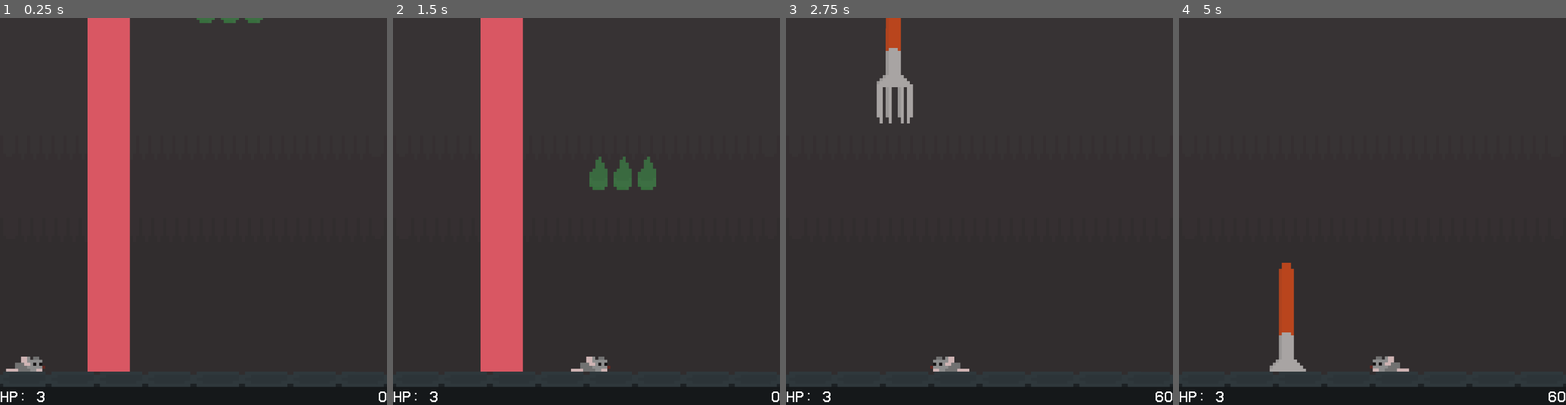
Above: before the commit, frames 1-4 (left to right).
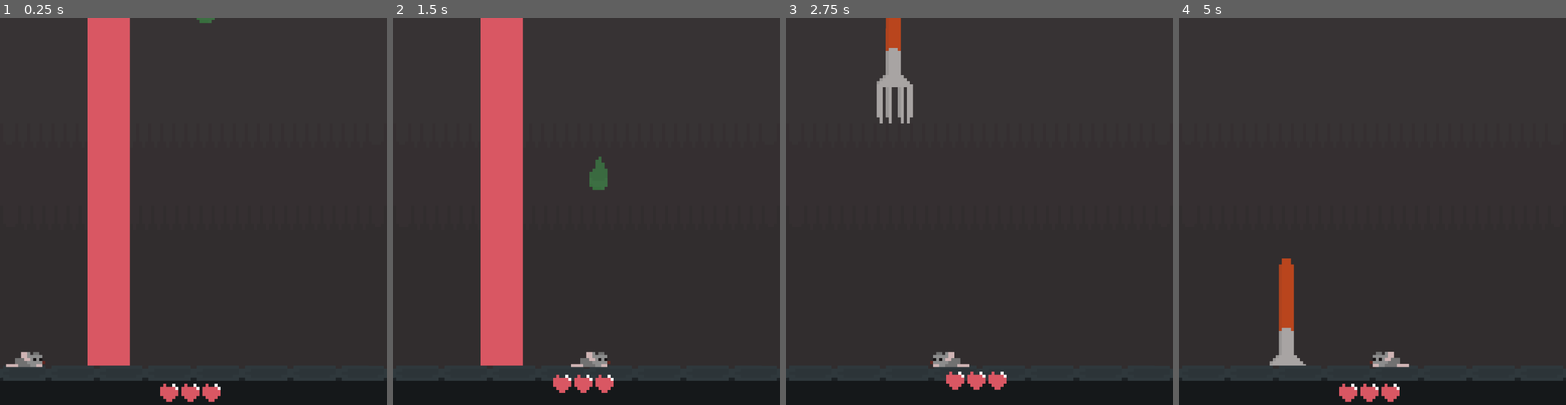
Above: after the commit, the same moments.

Repository: deathflute03/theLiittleGameShoW
Game: Godot game, scene res://scenes/mainGame/mainGame.tscn
Same seed, same stepped clock (60 frames per second), same inputs: the game is played once before the commit and once after it.
Inputs:
- Up to frame 1 (0.25 s): no input
- Up to frame 2 (1.5 s): hold D (playerRight) from 0.53 s (still down)
- Up to frame 3 (2.75 s): release D (playerRight) at 2.03 s; hold A (playerLeft) from 2.03 s (still down)
- Up to frame 4 (5 s): release A (playerLeft) at 2.78 s; hold D (playerRight) 2.78-4.28 s; hold A (playerLeft) from 4.28 s (still down)

The runs differ from the first frame. In frame 1, 2.6% of the frame differs, in the area x 0-100%, y 0-100%; in frame 2, 2.9%, in the area x 0-100%, y 35-100%; in frame 3, 2.2%; in frame 4, 2.6%.

Commit message:
betterUI

Diff:
--- a/theLittleGameShow/UI/generalUI.tscn
+++ b/theLittleGameShow/UI/generalUI.tscn
@@ -1,7 +1,8 @@
 [gd_scene format=3 uid="uid://basjb7t32htae"]
 
 [ext_resource type="Script" uid="uid://beqmotruy47mx" path="res://UI/general_ui.gd" id="1_023oe"]
-[ext_resource type="FontFile" uid="uid://br63q6wkigt8b" path="res://UI/home-video/HomeVideo-Regular.otf" id="1_laqn0"]
+[ext_resource type="Texture2D" uid="uid://dg2hepfcxqofr" path="res://UI/heartBottom.png" id="2_r8a53"]
+[ext_resource type="Texture2D" uid="uid://dtemegblqxa63" path="res://UI/heartTop.png" id="3_v52yj"]
 
 [node name="generalUI" type="Control" unique_id=279140870]
 layout_mode = 3
@@ -10,26 +11,19 @@
 
 [node name="canvas" type="CanvasLayer" parent="." unique_id=1568580347]
 
-[node name="scoreLabel" type="Label" parent="canvas" unique_id=1547688240]
-anchors_preset = 3
-anchor_left = 1.0
-anchor_top = 1.0
-anchor_right = 1.0
-anchor_bottom = 1.0
-offset_left = -42.0
-offset_top = -5.0
-grow_horizontal = 0
+[node name="health" type="TextureProgressBar" parent="canvas" unique_id=325586791]
+anchors_preset = -1
+anchor_left = 0.49600002
+anchor_top = 0.95300007
+anchor_right = 0.49600002
+anchor_bottom = 0.95300007
+offset_left = -10.488003
+offset_top = -2.9840088
+offset_right = 10.511997
+offset_bottom = 3.0159912
+grow_horizontal = 2
 grow_vertical = 0
-theme_override_fonts/font = ExtResource("1_laqn0")
-theme_override_font_sizes/font_size = 5
-text = "7021"
-horizontal_alignment = 2
-vertical_alignment = 1
-
-[node name="hpLabel" type="Label" parent="canvas" unique_id=1468211767]
-offset_top = 123.0
-offset_right = 40.0
-offset_bottom = 128.0
-theme_override_fonts/font = ExtResource("1_laqn0")
-theme_override_font_sizes/font_size = 5
-text = "hp: 5"
+max_value = 3.0
+value = 3.0
+texture_under = ExtResource("2_r8a53")
+texture_progress = ExtResource("3_v52yj")
--- a/theLittleGameShow/UI/general_ui.gd
+++ b/theLittleGameShow/UI/general_ui.gd
@@ -1,8 +1,19 @@
 extends Control
 
-@onready var hpLabel = $canvas/hpLabel
-@onready var scoreLabel = $canvas/scoreLabel
+@onready var health: Range = $canvas/health
+
+var bob_time := 0.0
+var bob_amp := 2
+var bob_freq := 4
+var health_start_position: Vector2
+
+func _ready() -> void:
+	health_start_position = health.position
 
 func _process(delta: float) -> void:
-	scoreLabel.text = str(globalValues.score)
-	hpLabel.text = "HP: " + str(globalValues.playerHealth)
+	bob_amp = 2 + globalValues.playerHealth / 10
+	bob_time += delta
+	health.position.y = health_start_position.y + sin(bob_time * bob_freq) * bob_amp
+
+	globalValues.playerHealth = clampi(globalValues.playerHealth, 0, 3)
+	health.value = globalValues.playerHealth
--- a/theLittleGameShow/scenes/binFall/binFall.gd
+++ b/theLittleGameShow/scenes/binFall/binFall.gd
@@ -6,7 +6,7 @@
 var JUMP_VELOCITY = -400.0
 
 var damage = 3
-var score = 20
+var score = 40
 var heal = 0
 
 var warning_done = false
@@ -39,8 +39,10 @@
 			sprite.play("normal")
 			SPEED = lerp(SPEED, maxSpeed, 0.08)
 			velocity.y +=  SPEED * delta
+
 		if is_on_floor() and was_on_floor == false:
 			fallAudio.play()
+			addScore()
 			sprite.play("ground")
 			was_on_floor = true
 			camera.trigger_shake()
--- a/theLittleGameShow/scenes/binFall/binFall.tscn
+++ b/theLittleGameShow/scenes/binFall/binFall.tscn
@@ -37,7 +37,7 @@
 size = Vector2(14, 32)
 
 [sub_resource type="RectangleShape2D" id="RectangleShape2D_1j0vx"]
-size = Vector2(14, 35)
+size = Vector2(14, 33)
 
 [node name="BinFall" type="CharacterBody2D" unique_id=1813090224]
 collision_layer = 2
@@ -58,13 +58,13 @@
 collision_mask = 129
 
 [node name="collision" type="CollisionShape2D" parent="area" unique_id=1761542200]
-position = Vector2(0, 1.5)
+position = Vector2(0, 0.5)
 shape = SubResource("RectangleShape2D_1j0vx")
 debug_color = Color(0.7047281, 0, 0.25844368, 0.41960785)
 
 [node name="warningSprite" type="Sprite2D" parent="." unique_id=1615966834]
 z_index = -1
-position = Vector2(4.7683716e-07, 93.25)
+position = Vector2(0, 91.99999)
 scale = Vector2(0.43750003, 1.0371621)
 texture = ExtResource("3_o2ppc")
 
--- a/theLittleGameShow/scenes/mainGame/mainGame.tscn
+++ b/theLittleGameShow/scenes/mainGame/mainGame.tscn
@@ -42,17 +42,18 @@
 
 [node name="bG" type="Sprite2D" parent="ground" unique_id=1649982502]
 z_index = -1
-position = Vector2(64, 59)
+position = Vector2(64, 55)
 scale = Vector2(1, 1.0067568)
 texture = ExtResource("4_5q46h")
 
 [node name="BgFloor" type="Sprite2D" parent="ground" unique_id=115889598]
 z_index = 1
-position = Vector2(64, 59)
+position = Vector2(64, 57)
 texture = ExtResource("5_rj1ge")
 
 [node name="collison" type="CollisionShape2D" parent="ground" unique_id=1197926708]
-position = Vector2(64, 122.5)
+z_index = 1
+position = Vector2(64, 121)
 shape = SubResource("RectangleShape2D_qywog")
 
 [node name="BinFall" parent="." unique_id=1566326600 instance=ExtResource("4_o3sv8")]
@@ -60,9 +61,3 @@
 
 [node name="AcidDrop5" parent="." unique_id=303485572 instance=ExtResource("6_s4nnb")]
 position = Vector2(68, -6)
-
-[node name="AcidDrop6" parent="." unique_id=83749576 instance=ExtResource("6_s4nnb")]
-position = Vector2(76, -6)
-
-[node name="AcidDrop7" parent="." unique_id=1152628369 instance=ExtResource("6_s4nnb")]
-position = Vector2(84, -6)
Renamed: theLittleGameShow/UI/home-video/1001fonts-home-video-eula.txt -> theLittleGameShow/UI/font/1001fonts-home-video-eula.txt
Renamed: theLittleGameShow/UI/home-video/HomeVideo-Bold.otf -> theLittleGameShow/UI/font/HomeVideo-Bold.otf
Not shown, changed: theLittleGameShow/UI/font/HomeVideo-Bold.otf.import
Renamed: theLittleGameShow/UI/home-video/HomeVideo-Bold.ttf -> theLittleGameShow/UI/font/HomeVideo-Bold.ttf
Not shown, changed: theLittleGameShow/UI/font/HomeVideo-Bold.ttf.import
Renamed: theLittleGameShow/UI/home-video/HomeVideo-Regular.otf -> theLittleGameShow/UI/font/HomeVideo-Regular.otf
Not shown, changed: theLittleGameShow/UI/font/HomeVideo-Regular.otf.import
Renamed: theLittleGameShow/UI/home-video/HomeVideo-Regular.ttf -> theLittleGameShow/UI/font/HomeVideo-Regular.ttf
Not shown, changed: theLittleGameShow/UI/font/HomeVideo-Regular.ttf.import
Renamed: theLittleGameShow/UI/home-video/License.txt -> theLittleGameShow/UI/font/License.txt
Binary file added: theLittleGameShow/UI/heartBottom.png
Not shown, added: theLittleGameShow/UI/heartBottom.png.import
(and 4 more such lines)
